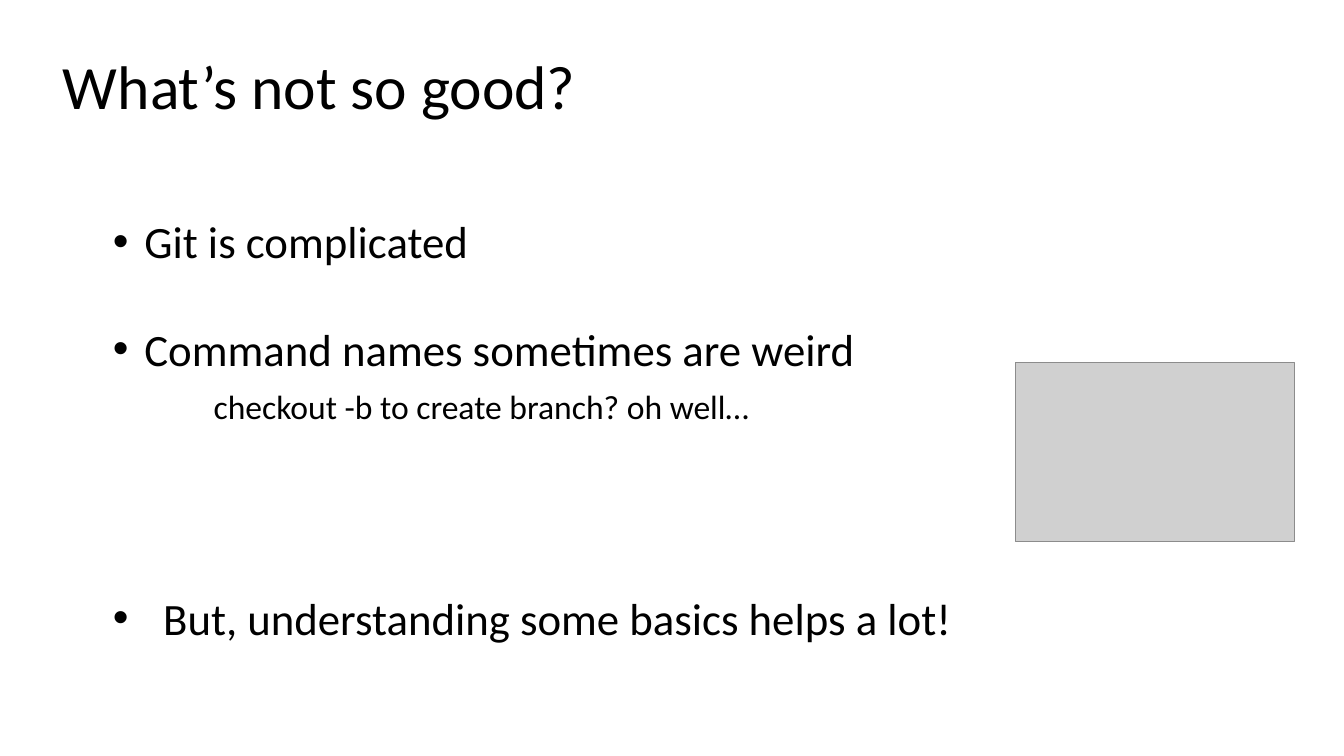
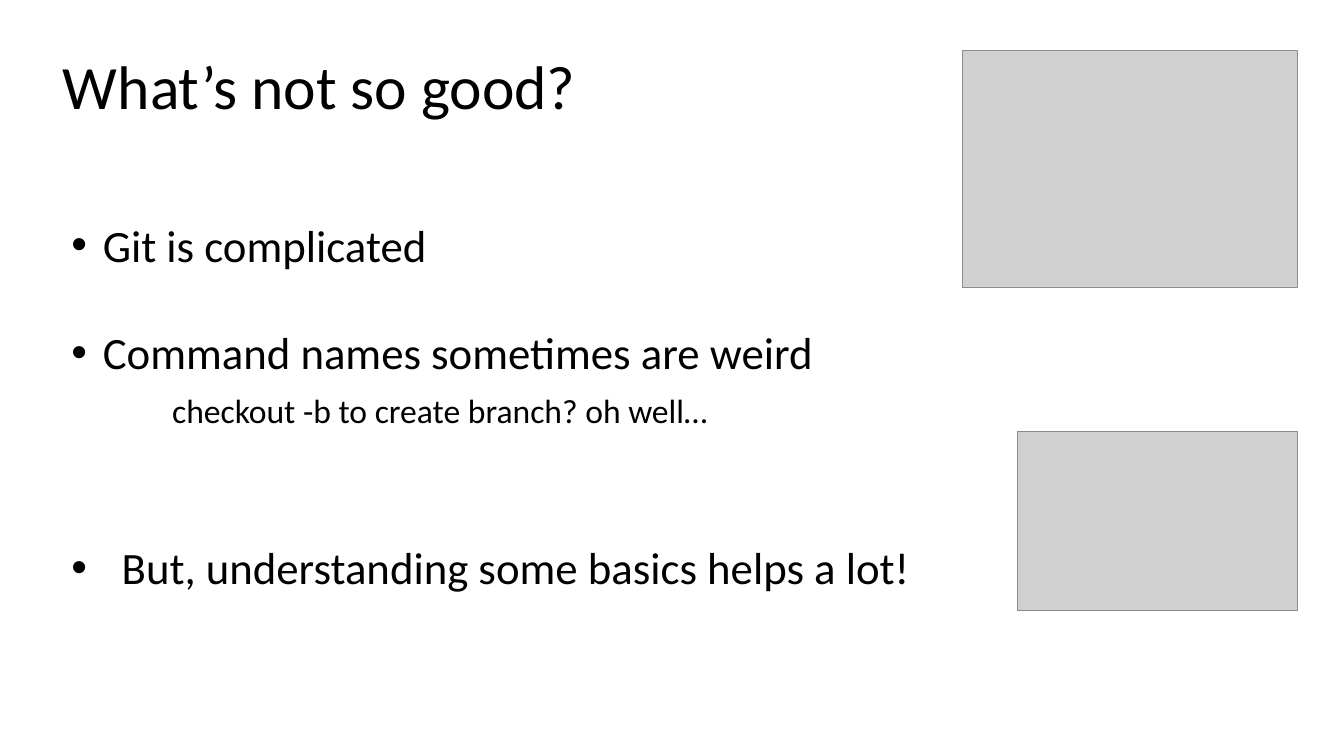
Before and after one commit to ogvolkov/git-101, a slide deck: slide 4 of git101.pptx. Drawn at 1344x756 pixels with LibreOffice and Linux fonts; fonts in the diff are those of the drawing; grey boxes stand for pictures. Boxes give left, top, right and bottom in pixels: in the first picture for what was removed or moved away, otherwise in the second. Text is boxed around its words. In the diff, an @@ line names an element or a change of style, - is before the commit and + after.

```diff
--- a/git101.pptx
+++ b/git101.pptx
@@ picture added at box(963, 50, 1298, 287) @@
@@ text "Git is complicated" rewrapped from box(144, 227, 950, 643) to box(103, 231, 909, 592) @@
@@ picture: place and size @@
-picture at box(1015, 363, 1295, 542)
+picture at box(1018, 432, 1298, 611)
```
Also in this commit, not shown: 1 other slide changed, 8 slides added.
